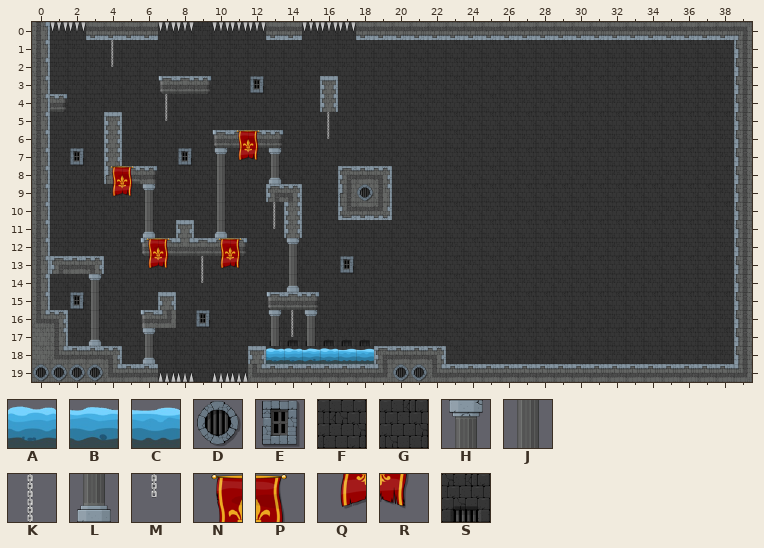
Tiled map: assets/tilemaps/source/joust-alpha-1a.tmx. The first picture shows the starting point.
Cells are 64x64 px. Shown: x 0..39, y 0..19.
Key: from "skin1-tileset": A 20, B 21, C 36, D 54, E 55, F 64, G 80, H 101, J 117, K 118, L 133, M 134, N 135, P 136, Q 151, R 152, S 178.
_ is an empty cell, # one hidden under a higher layer.
Layers that did not change in this view are not listed.
Layer "bg" before, first column x 0:
 0 #FF####FFFFFF##FFF######################
 1 #FFFFFFFFFFFFFFFFFFFFGFGFGGGGGGGGGGGGGG#
 2 #FFFFFFFFFFFFFFFFFFFFGFGFFFFFFFFFFFFFFF#
 3 #FFFFFFF#FFFFFFF#FFFFGFGFGGGGGGGGGGGGGG#
 4 #FFFFFFFFFFFFFFF#FFFFGFGFGFFFFFFFFFFFFF#
 5 #FFF#FFFFFFFFFFFFFFFFGFGFGGGGGGGGGGGGGG#
 6 #FFF#FFFFFF##FFFFFFFFGFGFFFFFFFFFFFFFFF#
 7 #FFF#FFFFFFFFFFFFFFFFGFGFGGGGGGGGGGGGGF#
 8 #FFF##FFFFFFFFFFF###FGFGFGFFFFFFFFFFFFG#
 9 #FFFFFFFFFFFF##FF###FGFGGGGGGGGGGGGGGGF#
10 #FFFFFFFFFFFFF#FF###FGFGFFFFFFFFFFFFFFG#
11 #FFFFFFF#FFFFF#FFFFFFGFGFGGGGGGGGGGGGGG#
12 #FFFFFF####FFFFFFFFFFGFFGGFFFFFFFFFFFFF#
13 ####FFFFFFFFFFFFFFFFFGFGFGGGGGGGGGGGGGG#
14 #FFFFFFFFFFFFFFFFFFFFFFGFFFFFFFFFFFFFFF#
15 #FFFFFF#FFFFFF#FFFFFFGFGFGGGGGGGGGGGGGG#
16 ##FFFFF#FFFFFFFFFFFFFGFGFGFFFFFFFFFFFFF#
17 ##FFFFFFFFFFGSSSSSSFFGFGFGGGGGGGGGGGGGG#
18 #####FFFFFFF#FFFFFF####GFFFFFFFFFFFFFFF#
19 #######FFFFF############################
Layer "fg" before, first column x 0:
 0 ________________________________________
 1 ____K___________________________________
 2 ____M___________________________________
 3 ____________E___________________________
 4 _______K________________________________
 5 _______M________K_______________________
 6 ___________NP___M_______________________
 7 __E_____E_HQRH__________________________
 8 ____NP____J__L__________________________
 9 ____QRH___J_______D_____________________
10 ______J___J__K__________________________
11 ______L___L__M__________________________
12 ______NP__NP__H_________________________
13 ______QR_KQR__J__E______________________
14 ___H_____M____L_________________________
15 __EJ____________________________________
16 ___J_____E___HKH________________________
17 ___L__H______JMJ________________________
18 ______L______AABACC_____________________
19 DDDD________________DD__________________
Now the later version:
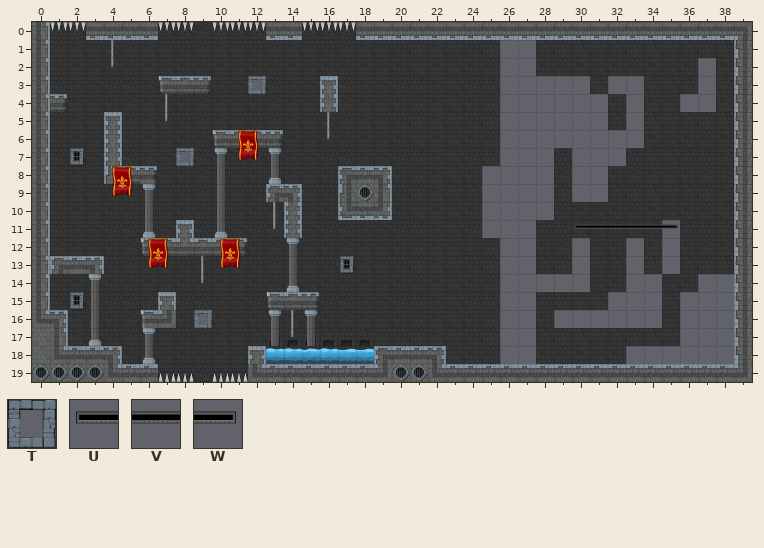
Further tiles: from "skin1-tileset": T 39, U 181, V 182, W 183.
Changes in this commit:
{"where": "layer \"bg\""}
{"y":1,"x":26,"old":"GG","new":"__"}
{"y":2,"x":26,"old":"FF","new":"__"}
{"y":2,"x":37,"old":"F","new":"_"}
{"y":3,"x":12,"old":"F","new":"T"}
{"y":3,"x":26,"old":"GGGGG","new":"_____"}
{"y":3,"x":32,"old":"GG","new":"__"}
{"y":3,"x":37,"old":"G","new":"_"}
{"y":4,"x":26,"old":"FFFFFF","new":"______"}
{"y":4,"x":33,"old":"F","new":"_"}
{"y":4,"x":36,"old":"FF","new":"__"}
{"y":5,"x":26,"old":"GGGGGG","new":"______"}
{"y":5,"x":33,"old":"G","new":"_"}
{"y":6,"x":26,"old":"FFFFFFFF","new":"________"}
{"y":7,"x":8,"old":"F","new":"T"}
{"y":7,"x":26,"old":"GGG","new":"___"}
{"y":7,"x":30,"old":"GGG","new":"___"}
{"y":8,"x":25,"old":"GFFF","new":"____"}
{"y":8,"x":30,"old":"FF","new":"__"}
{"y":9,"x":25,"old":"GGGG","new":"____"}
{"y":9,"x":30,"old":"GG","new":"__"}
{"y":10,"x":25,"old":"FFFF","new":"____"}
{"y":11,"x":25,"old":"GGG","new":"___"}
{"y":11,"x":35,"old":"G","new":"_"}
{"y":12,"x":26,"old":"FF","new":"__"}
{"y":12,"x":30,"old":"F","new":"_"}
{"y":12,"x":33,"old":"F","new":"_"}
{"y":12,"x":35,"old":"F","new":"_"}
{"y":13,"x":26,"old":"GG","new":"__"}
{"y":13,"x":30,"old":"G","new":"_"}
{"y":13,"x":33,"old":"G","new":"_"}
{"y":13,"x":35,"old":"G","new":"_"}
{"y":14,"x":26,"old":"FFFFF","new":"_____"}
{"y":14,"x":33,"old":"FF","new":"__"}
{"y":14,"x":37,"old":"FF","new":"__"}
{"y":15,"x":26,"old":"GG","new":"__"}
{"y":15,"x":32,"old":"GGG","new":"___"}
{"y":15,"x":36,"old":"GGG","new":"___"}
{"y":16,"x":9,"old":"F","new":"T"}
{"y":16,"x":26,"old":"FF","new":"__"}
{"y":16,"x":29,"old":"FFFFFF","new":"______"}
{"y":16,"x":36,"old":"FFF","new":"___"}
{"y":17,"x":26,"old":"GG","new":"__"}
{"y":17,"x":36,"old":"GGG","new":"___"}
{"y":18,"x":26,"old":"FF","new":"__"}
{"y":18,"x":33,"old":"FFFFFF","new":"______"}
{"where": "layer \"fg\""}
{"y":3,"x":12,"old":"E","new":"_"}
{"y":7,"x":8,"old":"E","new":"_"}
{"y":11,"x":30,"old":"______","new":"UVVVVW"}
{"y":16,"x":9,"old":"E","new":"_"}
